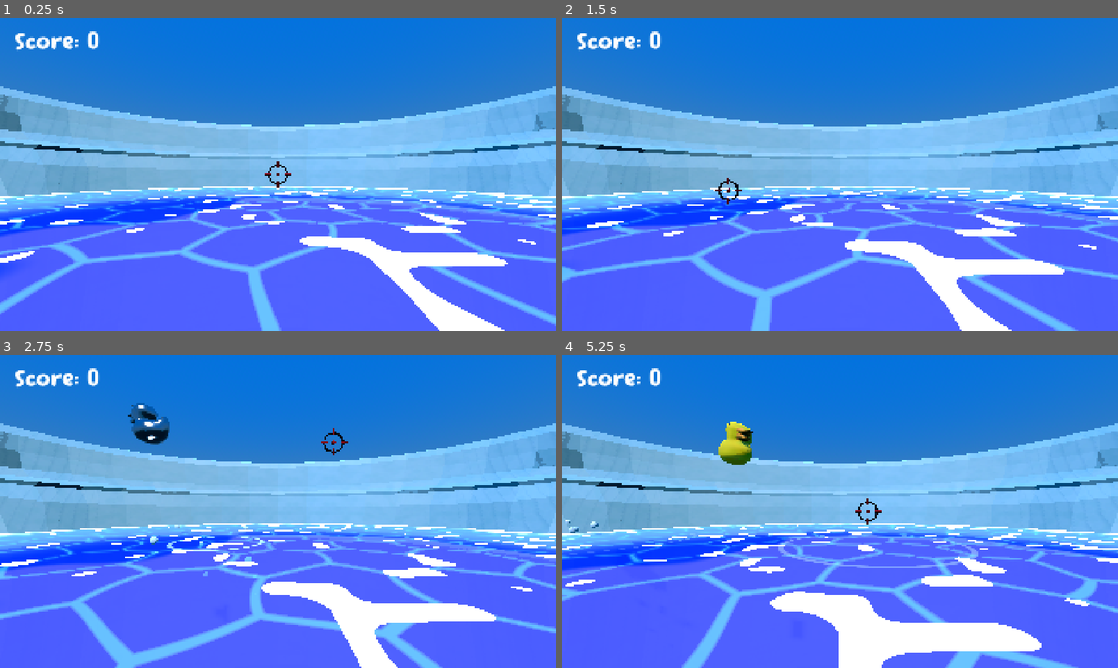
Above: before the commit, frames 1-4 (two rows, left to right).
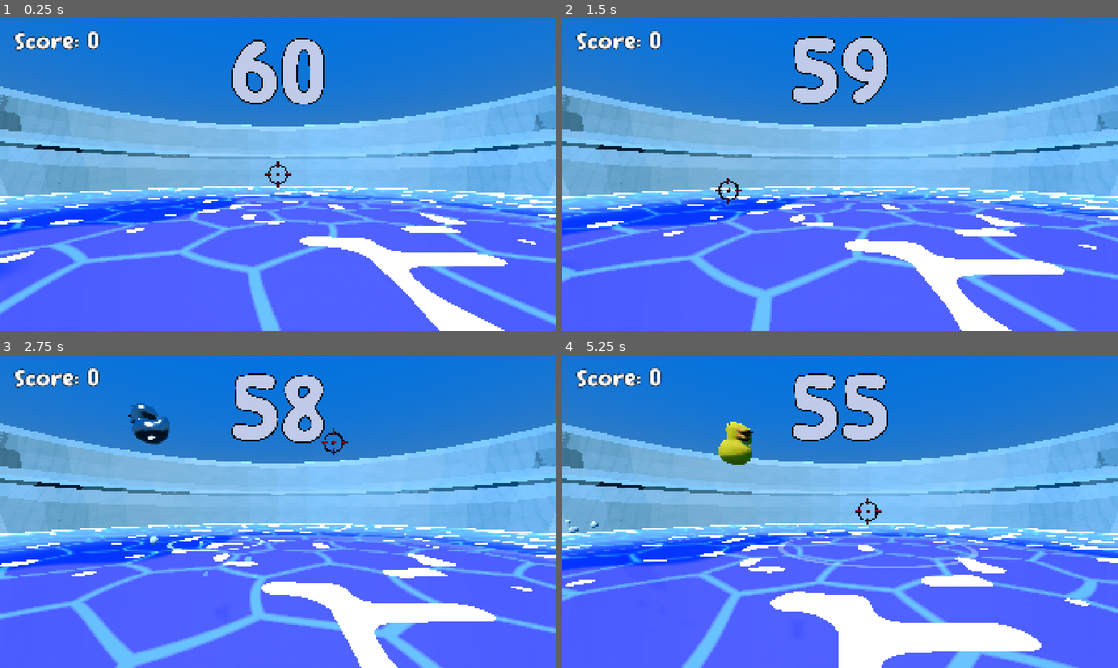
Above: after the commit, the same moments.

Repository: ashermemon/haven
Game: Godot game, scene res://game.tscn
The game is run twice, just before and just after one commit, with the same random seed, the same clock (stepped at 60 frames per second) and the same inputs.
Inputs (mouse positions are in pixels of both pictures, inside the frame that each line leads up to):
- Up to frame 1 (0.25 s): no input
- Up to frame 2 (1.5 s): move the mouse to (962, 158) at 0.52 s; press the mouse at (962, 158) at 0.53 s; move the mouse to (728, 190) at 1.27 s; release the mouse at (728, 190) at 1.28 s; click (728, 190) at 1.35 s
- Up to frame 3 (2.75 s): move the mouse to (333, 442) at 2.02 s; press the mouse at (333, 442) at 2.03 s
- Up to frame 4 (5.25 s): move the mouse to (812, 574) at 2.77 s; release the mouse at (812, 574) at 2.78 s; click (812, 574) at 2.85 s; move the mouse to (1006, 558) at 3.52 s; press the mouse at (1006, 558) at 3.53 s; move the mouse to (673, 464) at 4.27 s; release the mouse at (673, 464) at 4.28 s; click (673, 464) at 4.35 s; move the mouse to (867, 511) at 5.02 s; press the mouse at (867, 511) at 5.03 s

The runs differ from the first frame. In frame 1, 2.6% of the frame differs, in the area x 2-59%, y 3-29%; in frame 2, 2.7%; in frame 3, 2.8%; in frame 4, 2.8%.

Commit message:
timer added

Diff:
--- a/haven/game.tscn
+++ b/haven/game.tscn
@@ -13,6 +13,8 @@
 [ext_resource type="Shader" uid="uid://0p6o8010dbv6" path="res://toon_water.gdshader" id="8_vef74"]
 [ext_resource type="PackedScene" uid="uid://mmwqyddpoaxr" path="res://assets/models/BathTub.glb" id="10_hve3p"]
 [ext_resource type="Script" uid="uid://cfjkec8pwl3qu" path="res://water_controller.gd" id="10_mfdv2"]
+[ext_resource type="FontFile" uid="uid://djd7im83rtwf5" path="res://assets/fonts/Comic Kids.ttf" id="14_7sc4i"]
+[ext_resource type="Script" uid="uid://dpkdn7vnuv0p4" path="res://timer.gd" id="14_215e1"]
 
 [sub_resource type="ProceduralSkyMaterial" id="ProceduralSkyMaterial_e2o6t"]
 sky_top_color = Color(0.120128445, 0.45329928, 0.78299356, 1)
@@ -217,3 +219,13 @@
 [node name="CollisionShape3D" type="CollisionShape3D" parent="Water2/Water2" unique_id=1279647237]
 transform = Transform3D(1, 0, 0, 0, 1, 0, 0, 0, 1, 0, -2.4633217, 0)
 shape = SubResource("BoxShape3D_uuvgp")
+
+[node name="Label3D" type="Label3D" parent="." unique_id=1085393033]
+transform = Transform3D(1, 0, 0, 0, 1, 0, 0, 0, 1, 0, 7.4337654, -13.60476)
+billboard = 2
+modulate = Color(0.8562564, 0.8950538, 0.98973197, 1)
+text = "60"
+font = ExtResource("14_7sc4i")
+font_size = 1800
+outline_size = 100
+script = ExtResource("14_215e1")
--- a/haven/hud.tscn
+++ b/haven/hud.tscn
@@ -26,6 +26,8 @@
 clip_contents = false
 layout_mode = 2
 mouse_filter = 2
+theme_override_colors/font_outline_color = Color(0.023371784, 0.023371786, 0.023371782, 1)
+theme_override_constants/outline_size = 10
 theme_override_fonts/normal_font = ExtResource("1_37p78")
 theme_override_font_sizes/normal_font_size = 90
 text = "Score: 0"
--- /dev/null
+++ b/haven/timer.gd
@@ -0,0 +1,29 @@
+extends Label3D
+
+signal timer_finished
+
+@export var start_time: float = 60.0
+var time_left: float
+var is_running: bool = true
+
+func _ready() -> void:
+	time_left = start_time
+	update_label()
+
+func _process(delta: float) -> void:
+	if not is_running:
+		return
+
+	time_left -= delta
+
+	if time_left <= 0.0:
+		time_left = 0.0
+		is_running = false
+		update_label()
+		timer_finished.emit()
+		return
+
+	update_label()
+
+func update_label() -> void:
+	text = "%d" % ceil(time_left)
Not shown, added: haven/timer.gd.uid
